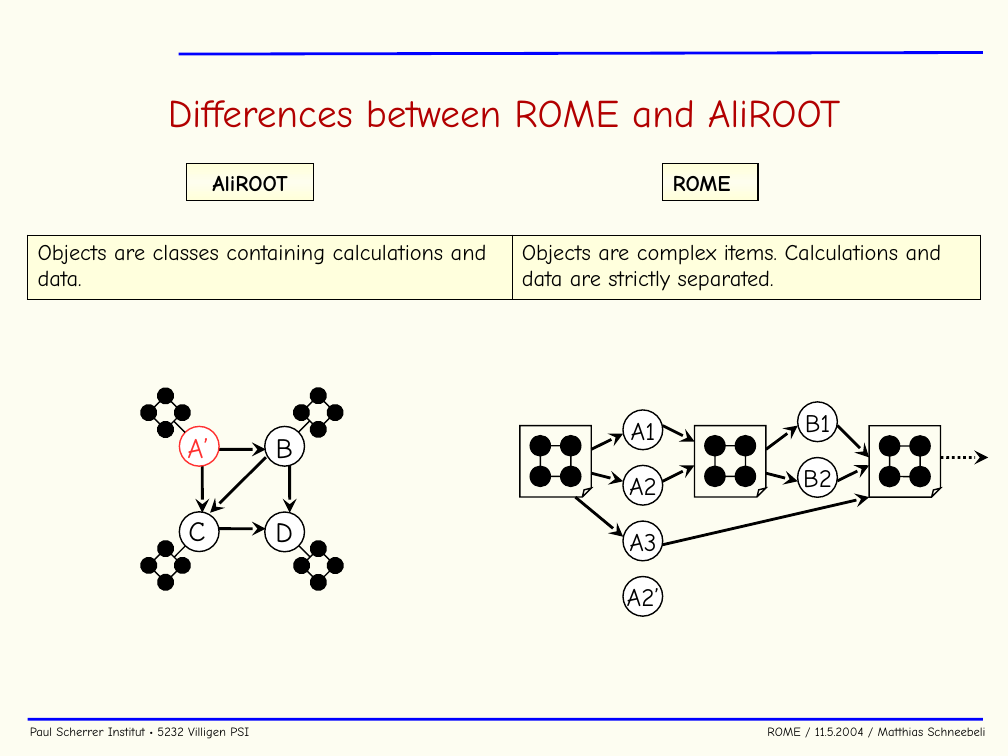
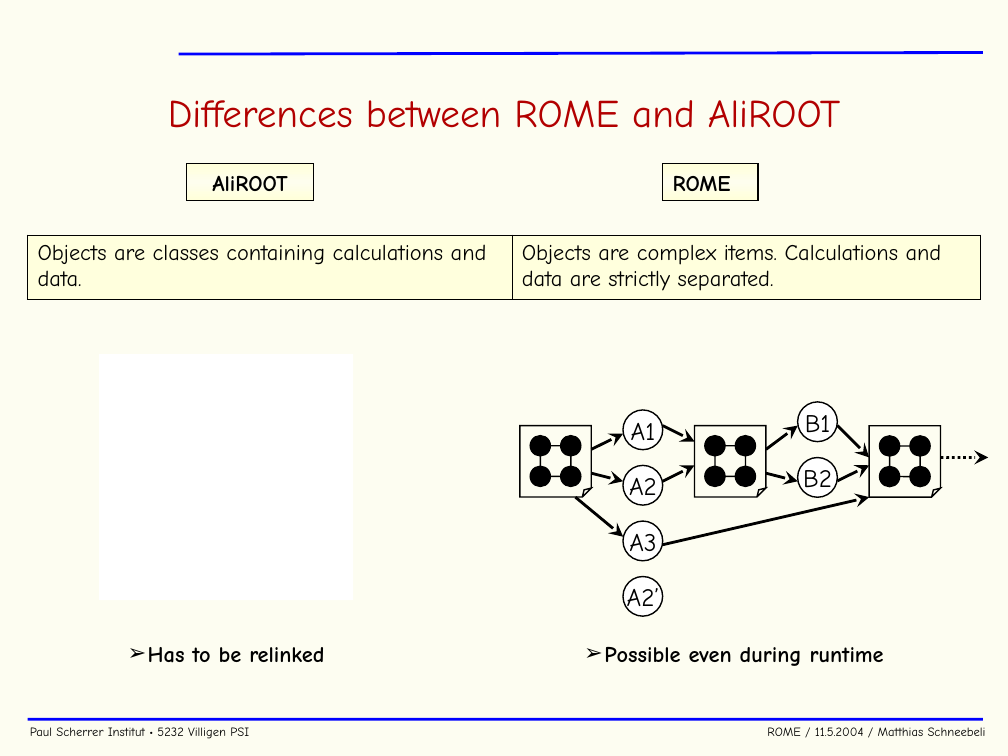
Before and after one commit to cjpl/rome, a slide deck: slide 34 of documentation/ROME.ppt (slide 32 before the commit). Drawn at 1008x756 pixels with LibreOffice and Linux fonts; fonts in the diff are those of the drawing; background and template pictures are left out. Boxes give left, top, right and bottom in pixels: in the first picture for what was removed or moved away, otherwise in the second. Text is boxed around its words. In the diff, an @@ line names an element or a change of style, - is before the commit and + after.

Commit message:
User called Root Interpreter

```diff
--- a/documentation/ROME.ppt
+++ b/documentation/ROME.ppt
@@ rectangle added at <box>99,354,353,600</box>, fill #FFFFFF @@
@@ group removed at <box>138,385,227,474</box>: 5 ellipses, 5 lines, 1 text @@
-A’
@@ group removed at <box>138,385,347,594</box>: 15 ellipses, 15 lines, 5 arrows, 4 texts @@
-C
-D
-A
-B
@@ text added at <box>148,647,324,663</box>, 16 pt, text #000000, bold @@
+➢ Has to be relinked
@@ text added at <box>604,647,884,666</box>, 16 pt, text #000000, bold @@
+➢ Possible even during runtime
```
Also in this commit, not shown: 16 other slides changed, 3 slides added, 1 slide removed, 3 other files.
